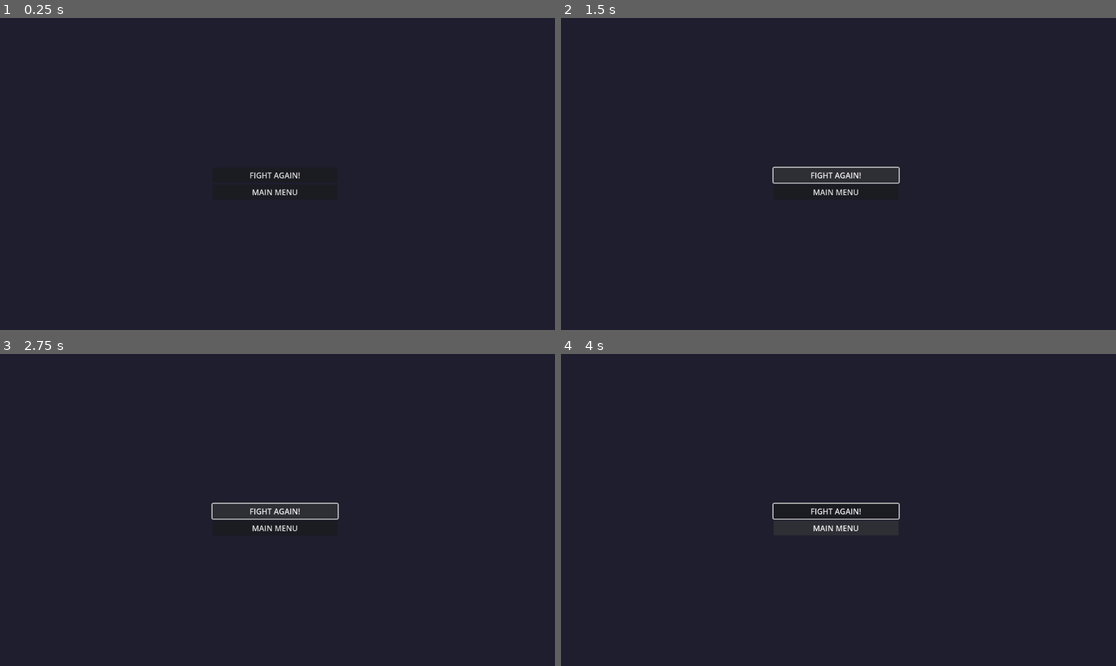
Above: before the commit, frames 1-4 (two rows, left to right).
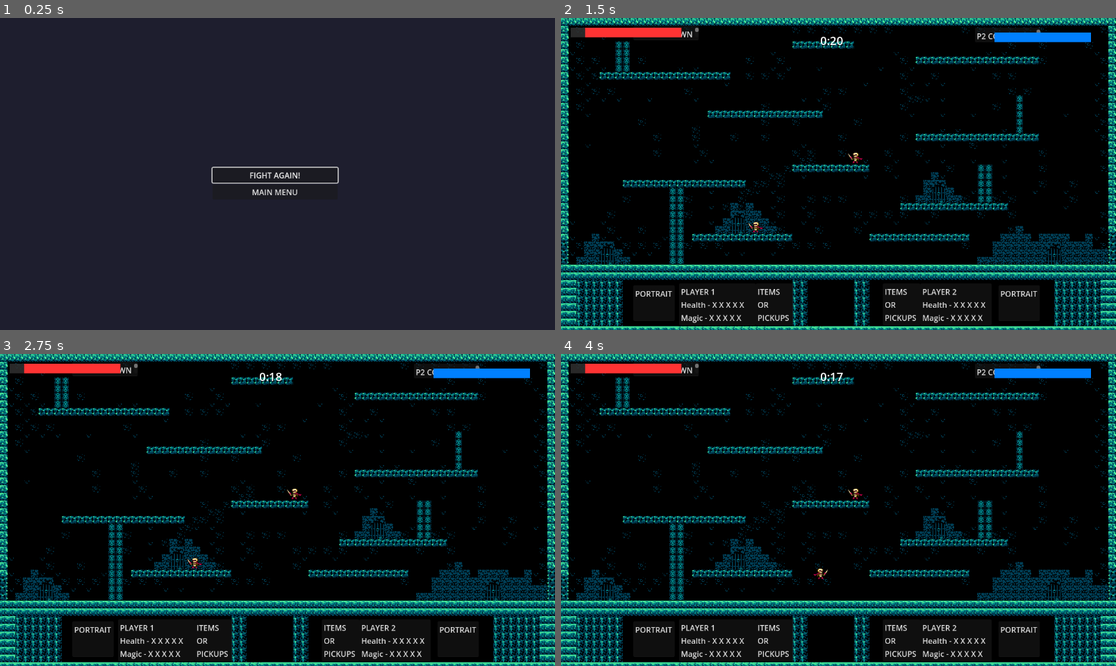
Above: after the commit, the same moments.

Repository: adam-j-s/dungeonsmash
Game: Godot game, scene res://scenes/game_over_screen.tscn
Two runs of this game, one before a commit and one after it. Both use one fixed random seed, a clock stepped at 60 frames per second and the inputs below. This scene is started directly instead of the project's main scene.
Inputs (mouse positions are in pixels of both pictures, inside the frame that each line leads up to):
- Up to frame 1 (0.25 s): no input
- Up to frame 2 (1.5 s): click "FIGHT AGAIN!" at 0.5 s; click (838, 174) at 1.25 s, where only the run before the commit has a clickable "FIGHT AGAIN!"
- Up to frame 3 (2.75 s): click (277, 510) at 2 s, where only the run before the commit has a clickable "FIGHT AGAIN!"
- Up to frame 4 (4 s): click (838, 528) at 2.75 s, where only the run before the commit has a clickable "MAIN MENU"; hold Right (ui_right) from 3.53 s (still down); tap E (ui_attack) at 3.6 s; tap Up (ui_up) at 3.77, 3.8 s

The runs differ from the first frame. In frame 1, 0.2% of the frame differs, in the area x 38-62%, y 47-54%; in frame 2, 100%; in frame 3, 100%; in frame 4, 100%, in the area x 0-100%, y 0-100%.

Commit message:
Functional game loop with welcome screen/game/game over screen

Diff:
--- a/scenes/game_over_screen.gd
+++ b/scenes/game_over_screen.gd
@@ -2,14 +2,48 @@
 
 @export var welcome_screen_path = "res://scenes/welcome_screen.tscn"
 @export var main_game_path = "res://scenes/battle_arena.tscn"
+
+# Track which button is currently selected
+var current_button = 0
+var buttons = []
 
 # Call this when showing the screen
 func set_winner(winner_text):
 	$VBoxContainer/WinnerLabel.text = winner_text
 
 func _ready():
+	# Store references to buttons
+	buttons = [$VBoxContainer/RestartButton, $VBoxContainer/MainMenuButton]
+
+	# Connect button signals
 	$VBoxContainer/RestartButton.pressed.connect(_on_restart_pressed)
 	$VBoxContainer/MainMenuButton.pressed.connect(_on_main_menu_pressed)
+
+	# Set initial focus to first button
+	buttons[current_button].grab_focus()
+
+func _process(_delta):
+	# Handle button navigation with player 1 controller/keyboard
+	if Input.is_action_just_pressed("ui_down") or Input.is_action_just_pressed("ui_right"):
+		current_button = min(current_button + 1, buttons.size() - 1)
+		buttons[current_button].grab_focus()
+
+	if Input.is_action_just_pressed("ui_up") or Input.is_action_just_pressed("ui_left"):
+		current_button = max(current_button - 1, 0)
+		buttons[current_button].grab_focus()
+
+	# Handle button navigation with player 2 controller
+	if Input.is_action_just_pressed("p2_down") or Input.is_action_just_pressed("p2_right"):
+		current_button = min(current_button + 1, buttons.size() - 1)
+		buttons[current_button].grab_focus()
+
+	if Input.is_action_just_pressed("p2_up") or Input.is_action_just_pressed("p2_left"):
+		current_button = max(current_button - 1, 0)
+		buttons[current_button].grab_focus()
+
+	# Select the focused button with either player's inputs
+	if Input.is_action_just_pressed("ui_accept") or Input.is_action_just_pressed("ui_attack") or Input.is_action_just_pressed("p2_attack") or Input.is_action_just_pressed("p2_jump"):
+		buttons[current_button].emit_signal("pressed")
 
 func _on_restart_pressed():
 	get_tree().change_scene_to_file(main_game_path)
--- a/scenes/game_over_screen.tscn
+++ b/scenes/game_over_screen.tscn
@@ -2,7 +2,9 @@
 
 [ext_resource type="Script" path="res://scenes/game_over_screen.gd" id="1_yt5x3"]
 
-[node name="GameOverScreen" type="Node2D"]
+[node name="GameOverScreen" type="Control"]
+layout_mode = 3
+anchors_preset = 0
 script = ExtResource("1_yt5x3")
 
 [node name="Background" type="ColorRect" parent="."]
--- a/scripts/battle_arena.gd
+++ b/scripts/battle_arena.gd
@@ -20,8 +20,14 @@
 	match_timer.timeout.connect(_on_timer_tick)
 	add_child(match_timer)
 
-	$Player1.player_defeated.connect(_on_player_defeated.bind(1))
-	$Player2.player_defeated.connect(_on_player_defeated.bind(2))
+	# Connect player defeat signals without using bind, which causes issues
+	$Player1.player_defeated.connect(_on_player_defeated)
+	$Player2.player_defeated.connect(_on_player_defeated)
+
+	# Print all direct children for debugging
+	print("Direct children of this node:")
+	for child in get_children():
+		print("- ", child.name, " (", child.get_class(), ")")
 
 func create_timer_ui():
 	# Create CanvasLayer for UI
@@ -40,7 +46,7 @@
 	# Initial update
 	update_timer_display()
 
-func _on_timer_tick():  # Fixed function name
+func _on_timer_tick():
 	if time_remaining > 0:
 		time_remaining -= 1
 		update_timer_display()
@@ -53,45 +59,118 @@
 	timer_label.text = "%d:%02d" % [minutes, seconds]
 
 func time_up():
+	print("time_up function called")
+
 	# Stop the Timer
 	match_timer.stop()
+	print("Timer stopped")
 
 	# Determine winner based on remaining health
-	var player1_health_percent = float($Player1.health) / $Player1.MAX_HEALTH  # Corrected node name
-	var player2_health_percent = float($Player2.health) / $Player2.MAX_HEALTH  # Corrected node name
+	print("Attempting to access player health")
+	var player1_health_percent = 0.0
+	var player2_health_percent = 0.0
+	var player1_found = false
+	var player2_found = false
 
+	# Print all direct children again to verify
+	print("Children at time_up:")
+	for child in get_children():
+		print("- ", child.name, " (", child.get_class(), ")")
+		# Check if this is a player node
+		if child.name == "Player1":
+			player1_found = true
+			print("Player1 node exists and is type: ", child.get_class())
+			# Try to access health property
+			if child.get("health") != null:
+				player1_health_percent = float(child.health) / child.MAX_HEALTH
+				print("Player 1 health percent: ", player1_health_percent)
+			else:
+				print("Player1 node exists but health property is null")
+		elif child.name == "Player2":
+			player2_found = true
+			print("Player2 node exists and is type: ", child.get_class())
+			# Try to access health property
+			if child.get("health") != null:
+				player2_health_percent = float(child.health) / child.MAX_HEALTH
+				print("Player 2 health percent: ", player2_health_percent)
+			else:
+				print("Player2 node exists but health property is null")
+
+	if !player1_found:
+		print("Player1 node not found among children")
+	if !player2_found:
+		print("Player2 node not found among children")
+
+	# If we have valid health percentages, determine winner
 	var winner = ""
-	if player1_health_percent > player2_health_percent:
-		winner = "Player 1 Wins!"
-	elif player2_health_percent > player1_health_percent:
-		winner = "Player 2 Wins!"  # Fixed missing exclamation point
+	if player1_found and player2_found:
+		if player1_health_percent > player2_health_percent:
+			winner = "Player 1 Wins!"
+		elif player2_health_percent > player1_health_percent:
+			winner = "Player 2 Wins!"
+		else:
+			winner = "Draw!"
 	else:
-		winner = "Draw!"
+		# Default winner if players not found
+		winner = "Game Over!"
 
-	# Display result
-	timer_label.text = "Time Up! " + winner
+	print("Winner determined: " + winner)
+
+	# Display result on timer label
+	if timer_label != null:
+		timer_label.text = "Time Up! " + winner
 
 	# Show game over screen
-	show_game_over(winner)  # Corrected variable name
+	show_game_over(winner)
+	print("Game over handling completed")
 
-func _on_player_defeated(player_number, _extra_param=null):
+func _on_player_defeated(player_number):
 	var winner_text = "Player " + str(3 - player_number) + " Wins!"
 	show_game_over(winner_text)
 
 func show_game_over(winner_text):
+	print("show_game_over called with: " + winner_text)
+
 	# Create a CanvasLayer to hold the game over screen
 	var canvas_layer = CanvasLayer.new()
 	add_child(canvas_layer)
+	print("Canvas layer created")
 
-	# Load the game over scene
-	var game_over_scene = load("res://scenes/game_over_screen.tscn").instantiate()
+	# Attempt to load game over scene
+	print("Attempting to load game over screen")
+	var game_over_scene = null
 
-	# Add it to the CanvasLayer
+	# Check if file exists at primary path
+	if ResourceLoader.exists("res://scenes/game_over_screen.tscn"):
+		print("Game over scene file exists")
+		game_over_scene = load("res://scenes/game_over_screen.tscn").instantiate()
+		print("Game over scene loaded successfully")
+	else:
+		print("Game over scene file does not exist at path: res://scenes/game_over_screen.tscn")
+		# Try alternative path in case the file is in a different location
+		if ResourceLoader.exists("res://game_over_screen.tscn"):
+			print("Found at alternative path: res://game_over_screen.tscn")
+			game_over_scene = load("res://game_over_screen.tscn").instantiate()
+
+	if game_over_scene == null:
+		print("Failed to load game over scene - creating simple label instead")
+		var label = Label.new()
+		label.text = "Game Over! " + winner_text
+		label.horizontal_alignment = HORIZONTAL_ALIGNMENT_CENTER
+		label.vertical_alignment = VERTICAL_ALIGNMENT_CENTER
+		label.position = Vector2(512, 300)
+		label.size = Vector2(300, 100)
+		label.add_theme_font_size_override("font_size", 24)
+		canvas_layer.add_child(label)
+		return
+
+	# Continue if scene loaded successfully
+	print("Adding game over scene to canvas layer")
 	canvas_layer.add_child(game_over_scene)
 
 	# Now call the set_winner method if it exists
 	if game_over_scene.has_method("set_winner"):
+		print("Calling set_winner method")
 		game_over_scene.set_winner(winner_text)
-
-	# Optional: remove the current scene
-	# get_tree().current_scene.queue_free()
+	else:
+		print("WARNING: game_over_scene does not have set_winner method")
Not shown, added: smash_dungeon_chat.txt
